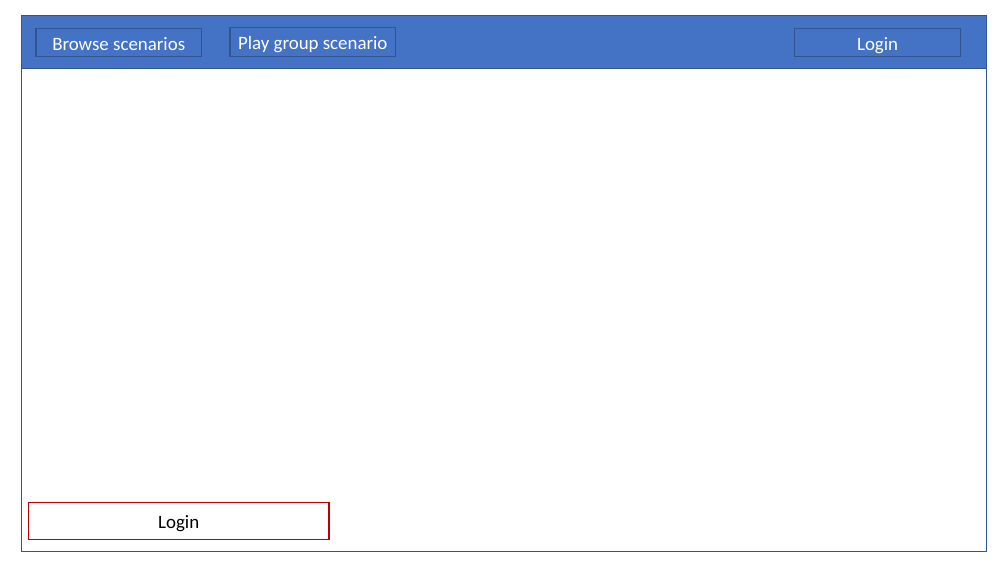
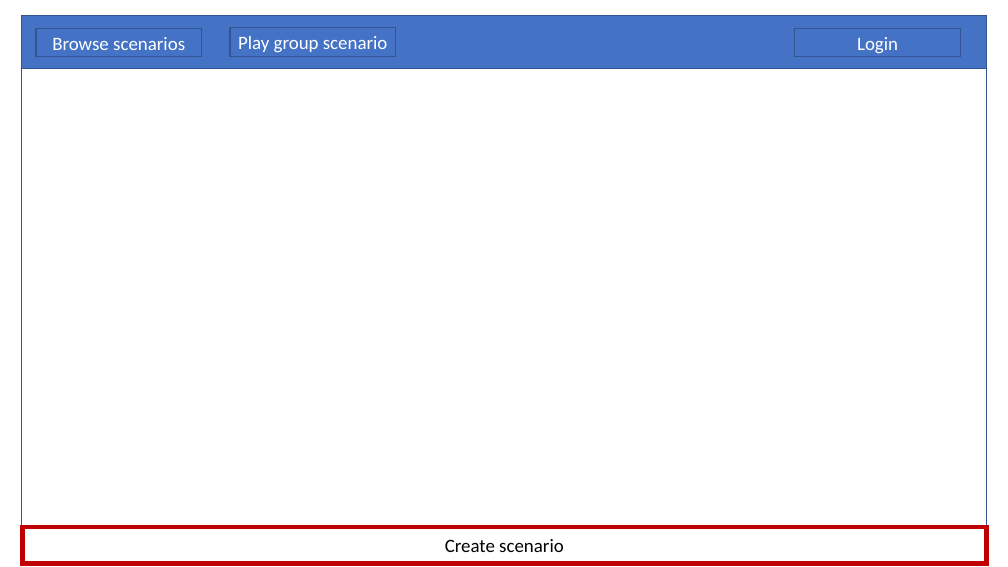
Before and after one commit to Elias-Ladenburger/CSEP, a slide deck: slide 18 of artefacts/concept-1.0/ideation/Lofi Wireframes.pptx (slide 13 before the commit). Drawn at 1008x567 pixels with LibreOffice and Linux fonts; fonts in the diff are those of the drawing. Boxes give left, top, right and bottom in pixels: in the first picture for what was removed or moved away, otherwise in the second. Text is boxed around its words. In the diff, an @@ line names an element or a change of style, - is before the commit and + after.

```diff
--- a/artefacts/concept-1.0/ideation/Lofi Wireframes.pptx
+++ b/artefacts/concept-1.0/ideation/Lofi Wireframes.pptx
@@ rectangle: place and size @@
-rectangle at [22,15,987,552]
+rectangle at [22,15,987,526]
@@ rectangle removed at [29,503,330,540] @@
-Login
@@ rectangle added at [23,527,987,564], outline #C00000 4.5 pt, 18 pt, text #000000 @@
+Create scenario
```
Also in this commit, not shown: 7 other slides changed, 7 slides added, 1 slide removed.
